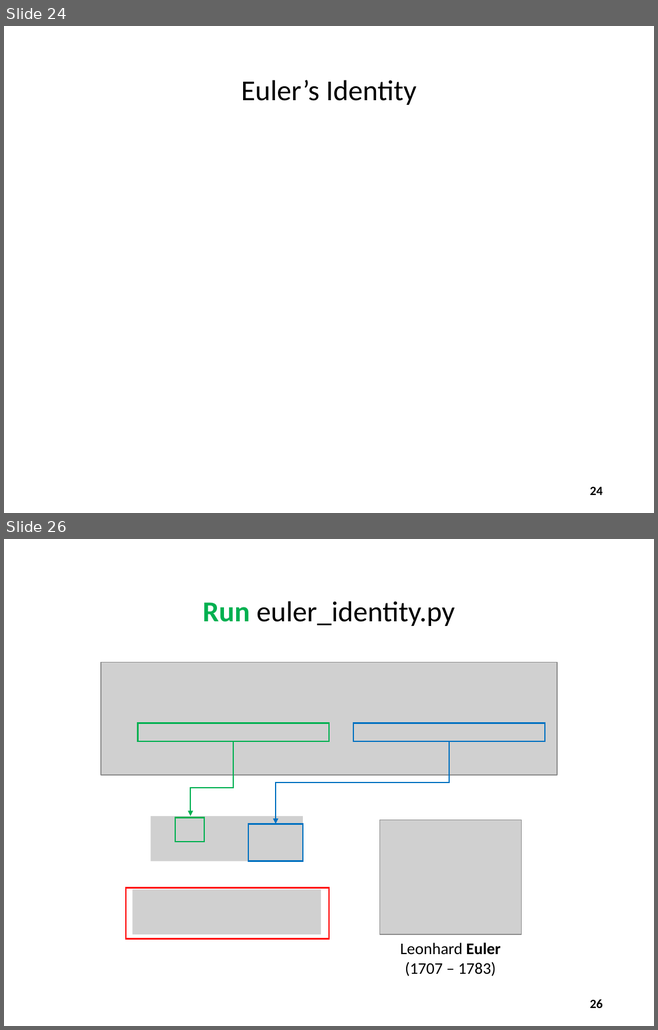
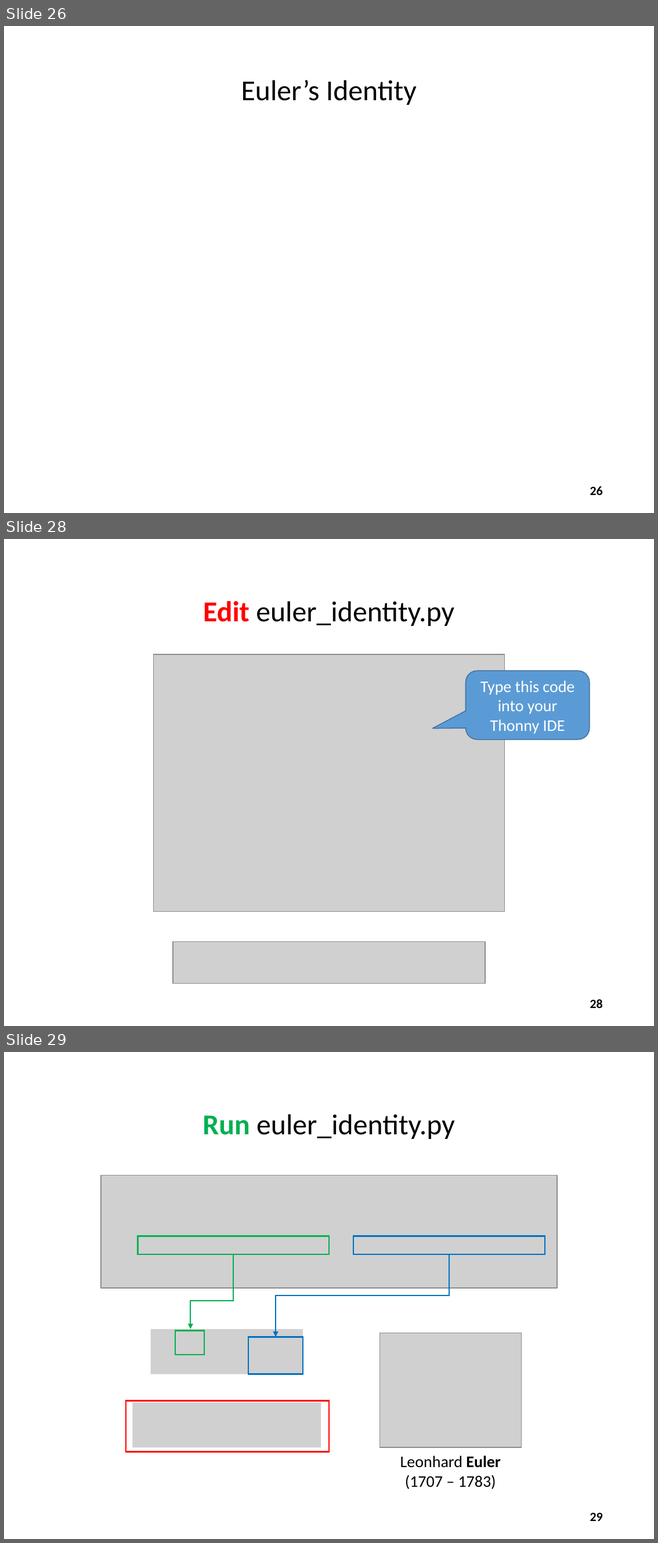
Before and after one commit to dbiersach/csi-spark-prep, a slide deck: slides/Session 04 - Computational Mathematics/Session 04 - Computational Mathematics.pptx. Shown one above the other, each under a label of ours: slides 24 and 26 before the commit, slides 26, 28 and 29 after it; the slides between them are not shown. The pictures are 658x1030 and 658x1543 pixels, drawn with LibreOffice and Linux fonts; fonts in the diff are those of the drawing; grey boxes stand for pictures. Boxes give left, top, right and bottom in pixels: in the first picture for what was removed or moved away, otherwise in the second. Text is boxed around its words. In the diff, an @@ line names an element or a change of style, - is before the commit and + after.

```diff
--- a/slides/Session 04 - Computational Mathematics/Session 04 - Computational Mathematics.pptx
+++ b/slides/Session 04 - Computational Mathematics/Session 04 - Computational Mathematics.pptx
@@ slide 28 added at (x1=4, y1=539, x2=654, y2=1026), background #FFFFFF @@
@@ title added at (x1=203, y1=601, x2=454, y2=626), 32 pt, text #000000 @@
+Edit euler_identity.py
@@ picture added at (x1=154, y1=654, x2=504, y2=912) @@
@@ rounded speech box added at (x1=465, y1=671, x2=589, y2=740), fill #5B9BD5, outline #43739E 1 pt, 18 pt, text #FFFFFF @@
+Type this code into your Thonny IDE
@@ picture added at (x1=173, y1=942, x2=485, y2=983) @@
@@ page number added at (x1=590, y1=1000, x2=603, y2=1008), 14 pt, text #000000, bold @@
+28
@@ what was slide 24 is now slide 26 @@
@@ page number at (x1=590, y1=487, x2=603, y2=495): text changed @@
-24
+26
@@ what was slide 26 is now slide 29 @@
@@ page number at (x1=590, y1=1513, x2=603, y2=1521): text changed @@
-26
+29
```
Also in this commit, not shown: 4 slides changed, 2 other slides added, 6 other files.
